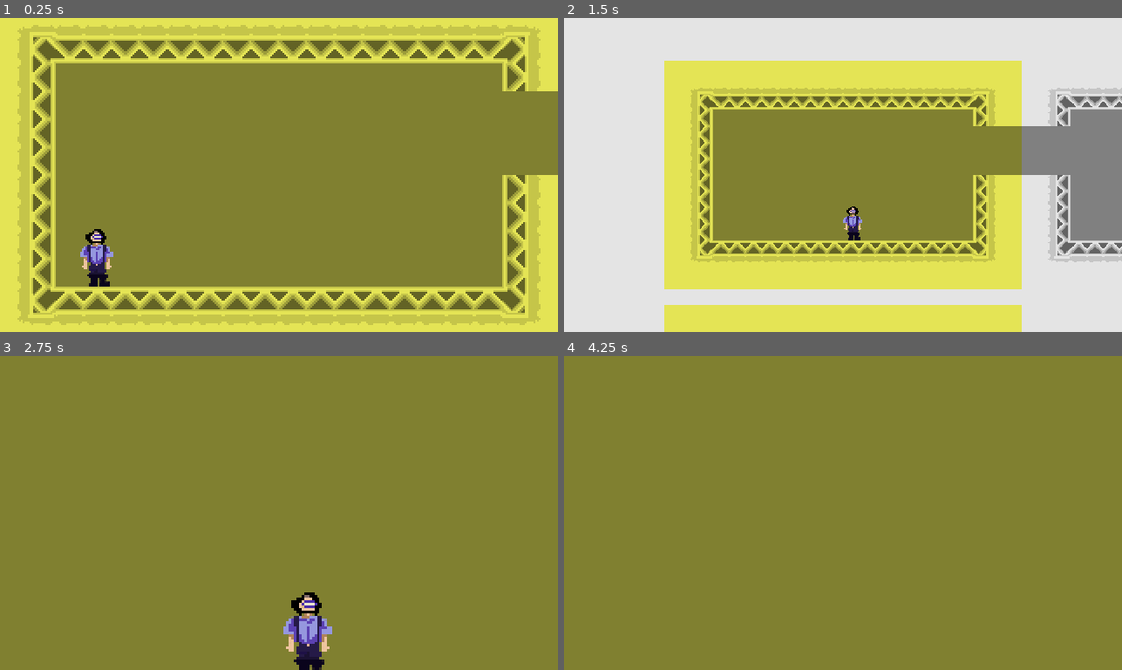
Above: before the commit, frames 1-4 (two rows, left to right).
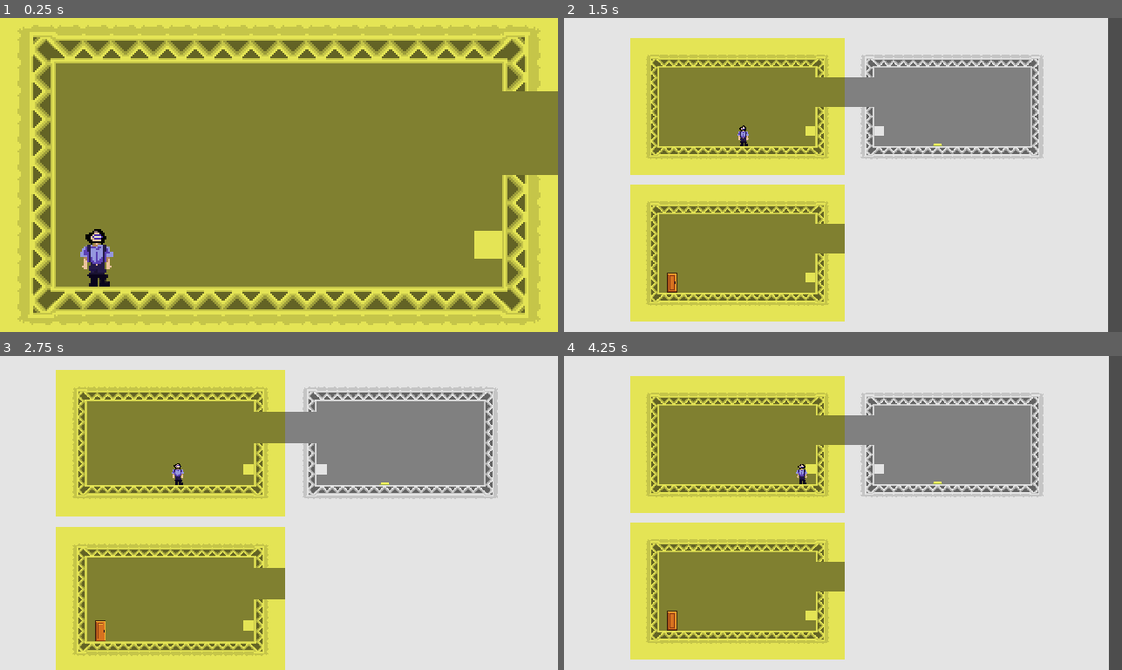
Above: after the commit, the same moments.

Repository: TheBogdichHD/ColorSwap
Game: Godot game, scene res://levels/level7.tscn
Same seed, same stepped clock (60 frames per second), same inputs: the game is played once before the commit and once after it. This scene is started directly instead of the project's main scene.
Inputs:
- Up to frame 1 (0.25 s): no input
- Up to frame 2 (1.5 s): tap Enter at 0.5 s; hold D (move_right) from 0.53 s (still down); tap Q (zoom) at 0.6 s; tap Space (jump) at 0.77 s; tap F (enter_door) at 1.35 s
- Up to frame 3 (2.75 s): tap Space (jump) at 1.52 s; tap Q (zoom) at 1.55, 2.3 s; release D (move_right) at 2.03 s; hold A (move_left) from 2.03 s (still down); hold ] (next) from 2.03 s (still down)
- Up to frame 4 (4.25 s): release A (move_left) at 2.78 s; release ] (next) at 2.78 s; hold D (move_right) from 2.78 s (still down); tap [ (prev) at 2.85 s; tap Space (jump) at 3.02, 3.77 s; tap Q (zoom) at 3.05, 3.6 s

The runs differ from the first frame. In frame 1, 0.4% of the frame differs, in the area x 85-90%, y 67-77%; in frame 2, 64%; in frame 3, 83%; in frame 4, 85%, in the area x 0-100%, y 0-100%.

Commit message:
i finally made zoom

Diff:
--- a/camera/camera2D.gd
+++ b/camera/camera2D.gd
@@ -2,37 +2,50 @@
 
 
 @export var target: Node2D
-@export var zoom_step = 2
+@export var zoom_step = 0.08
 @onready var target_position = target.position
 @onready var camera_position = position
 @onready var camera_zoom = zoom
 
-var target_zoom = 0.5
-
-var zoom_current = 1.0
+var target_zoom = Vector2(0.3, 0.3)
 var zoomed = true
 var zooming = false
+var moving = false
 
 func _ready():
-	pass
+	var triggers = []
+	for i in range(1, 10):
+		var trigger = get_parent().find_child("CameraTrigger" + str(i))
+		if trigger != null:
+			triggers.append(trigger)
+	for trigger in triggers:
+		trigger.connect("trigger_entered", move_camera)
 
-func _process(delta):
+func _process(_delta):
 	if (Input.is_action_just_pressed("zoom")) or zooming:
+		zooming = true
 		if zoomed:
-			zoom_current = lerp(zoom_current, target_zoom, zoom_step * delta)
-			set_zoom(Vector2(zoom_current, zoom_current))
-			if abs(zoom_current - target_zoom) < 0.05:
+			zoom = zoom.lerp(target_zoom, zoom_step)
+			position = position.lerp(target_position, zoom_step)
+			if abs(zoom.x - target_zoom.x) < 0.05:
 				zoomed = false
+				zoom = zoom.snapped(Vector2(0.01, 0.01))
+				position = position.snapped(Vector2(0.01, 0.01))
 				zooming = false
-				set_zoom(Vector2(snapped(zoom_current, 0.01), snapped(zoom_current, 0.01)))
-			else:
-				zooming = true
 		else:
-			zoom_current = inverse_lerp(zoom_current, target_zoom, zoom_step * delta)
-			set_zoom(Vector2(zoom_current, zoom_current))
-			if abs(zoom_current - target_zoom) < 0.05:
+			zoom = zoom.lerp(camera_zoom, zoom_step)
+			position = position.lerp(camera_position, zoom_step)
+			if abs(zoom.x - camera_zoom.x) < 0.05:
 				zoomed = true
+				zoom = zoom.snapped(Vector2(0.01, 0.01))
+				position = position.snapped(Vector2(0.01, 0.01))
 				zooming = false
-				set_zoom(Vector2(snapped(zoom_current, 0.01), snapped(zoom_current, 0.01)))
-			else:
-				zooming = true
+	elif zoomed and moving:
+		position = position.lerp(camera_position, zoom_step)
+		if abs(zoom.x - camera_position.x) < 0.05:
+			position = position.snapped(Vector2(0.01, 0.01))
+			moving = false
+
+func move_camera(pos):
+	camera_position = pos
+	moving = true
--- /dev/null
+++ b/camera/camera_trigger.gd
@@ -0,0 +1,9 @@
+extends Area2D
+
+signal trigger_entered(pos)
+
+
+@export var cam_pos: Vector2
+
+func _on_body_entered(_body):
+	trigger_entered.emit(cam_pos)
--- /dev/null
+++ b/camera/camera_trigger.tscn
@@ -0,0 +1,14 @@
+[gd_scene load_steps=3 format=3 uid="uid://ddshcmc868wdv"]
+
+[ext_resource type="Script" path="res://camera/camera_trigger.gd" id="1_uijsd"]
+
+[sub_resource type="RectangleShape2D" id="RectangleShape2D_qx1as"]
+size = Vector2(16, 16)
+
+[node name="CameraTrigger" type="Area2D"]
+script = ExtResource("1_uijsd")
+
+[node name="CollisionShape2D" type="CollisionShape2D" parent="."]
+shape = SubResource("RectangleShape2D_qx1as")
+
+[connection signal="body_entered" from="." to="." method="_on_body_entered"]
--- a/levels/level7.tscn
+++ b/levels/level7.tscn
@@ -1,21 +1,25 @@
-[gd_scene load_steps=5 format=3 uid="uid://c0rcuwx2gffvp"]
+[gd_scene load_steps=8 format=3 uid="uid://c0rcuwx2gffvp"]
 
+[ext_resource type="Script" path="res://levels/world.gd" id="1_tgpa7"]
 [ext_resource type="PackedScene" uid="uid://cay8wb5kef8g7" path="res://tile_map/tile_map.tscn" id="1_y2tqp"]
 [ext_resource type="PackedScene" uid="uid://bnoxmukshqhlp" path="res://player/player.tscn" id="2_2xh10"]
 [ext_resource type="PackedScene" uid="uid://1ruvym3w6y4j" path="res://tile_map/door.tscn" id="3_3anf5"]
 [ext_resource type="PackedScene" uid="uid://c473e1o3x0x3j" path="res://camera/camera_2d.tscn" id="4_x740v"]
+[ext_resource type="PackedScene" uid="uid://ddshcmc868wdv" path="res://camera/camera_trigger.tscn" id="6_rih3q"]
+[ext_resource type="PackedScene" uid="uid://b2sf5mkpu2q70" path="res://button/button.tscn" id="7_lpp43"]
 
 [node name="Level7" type="Node2D"]
+script = ExtResource("1_tgpa7")
 
 [node name="TileMap1" parent="." instance=ExtResource("1_y2tqp")]
 modulate = Color(1, 1, 0.372549, 1)
-layer_0/tile_data = PackedInt32Array(-262153, 65538, 1, -196 …(3157 unchanged characters)… , 196610, 2, 9, 262146, 2, 10, 131074, 2)
+layer_0/tile_data = PackedInt32Array(-262153, 65538, 1, -196 …(3157 unchanged characters)… , 196610, 2, 9, 262146, 2, 10, 131074, 2, 131079, 131074, 2)
 layer_1/tile_data = PackedInt32Array(-196616, 327682, 0, -131080, 327682, 0, -65544, 327682, 0, -8, 327682, 0, 65528, 3 …(2478 unchanged characters)…
 
 [node name="TileMap2" parent="." instance=ExtResource("1_y2tqp")]
 modulate = Color(1, 1, 0.372549, 1)
 position = Vector2(0, 240)
-layer_0/tile_data = PackedInt32Array(-262153, 65538, 1, -196 …(3157 unchanged characters)… , 196610, 2, 9, 262146, 2, 10, 131074, 2)
+layer_0/tile_data = PackedInt32Array(-262153, 65538, 1, -196 …(3157 unchanged characters)… , 196610, 2, 9, 262146, 2, 10, 131074, 2, 131079, 131074, 2)
 layer_1/tile_data = PackedInt32Array(-196616, 327682, 0, -131080, 327682, 0, -65544, 327682, 0, -8, 327682, 0, 65528, 3 …(2478 unchanged characters)…
 
 [node name="Door" parent="TileMap2" instance=ExtResource("3_3anf5")]
@@ -23,7 +27,7 @@
 
 [node name="TileMap3" parent="." instance=ExtResource("1_y2tqp")]
 position = Vector2(352, 0)
-layer_0/tile_data = PackedInt32Array(-262153, 65538, 1, -196 …(30162 unchanged characters)… , 1703951, 131074, 2, 1769487, 131074, 2)
+layer_0/tile_data = PackedInt32Array(-262153, 65538, 1, -196 …(30162 unchanged characters)… , 1703951, 131074, 2, 1769487, 131074, 2, 196600, 131074, 2)
 layer_1/tile_data = PackedInt32Array(-196616, 327682, 0, -131080, 327682, 0, -65544, 327682, 0, -8, 327682, 0, 65528, 3 …(2642 unchanged characters)…
 
 [node name="Player" parent="." instance=ExtResource("2_2xh10")]
@@ -35,3 +39,19 @@
 
 [node name="ZoomTarget" type="Node2D" parent="."]
 position = Vector2(186, 120)
+
+[node name="CameraTrigger1" parent="." instance=ExtResource("6_rih3q")]
+position = Vector2(160, -24)
+
+[node name="CameraTrigger2" parent="." instance=ExtResource("6_rih3q")]
+position = Vector2(192, -24)
+cam_pos = Vector2(352, 0)
+
+[node name="CameraTrigger3" parent="." instance=ExtResource("6_rih3q")]
+position = Vector2(160, 216)
+cam_pos = Vector2(0, 240)
+
+[node name="Button" parent="." node_paths=PackedStringArray("objects") instance=ExtResource("7_lpp43")]
+modulate = Color(1, 1, 0.372549, 1)
+position = Vector2(328, 56)
+objects = [NodePath("../TileMap1"), NodePath("../TileMap2")]
--- a/levels/world.gd
+++ b/levels/world.gd
@@ -4,6 +4,7 @@
 @export var prev_level: String
 
 var can_go_to_next_level = false
+
 
 func _unhandled_input(event):
 	if event.is_action_pressed("restart"):
@@ -15,9 +16,10 @@
 	if Input.is_action_pressed("enter_door") and can_go_to_next_level:
 		get_tree().change_scene_to_file(next_level)
 
+
 func _ready():
-	$Door.connect("door_entered", _on_door_body_entered)
-	$Door.connect("door_exited", _on_door_body_exited)
+	find_child("Door").connect("door_entered", _on_door_body_entered)
+	find_child("Door").connect("door_exited", _on_door_body_exited)
 
 
 func _on_door_body_entered():
